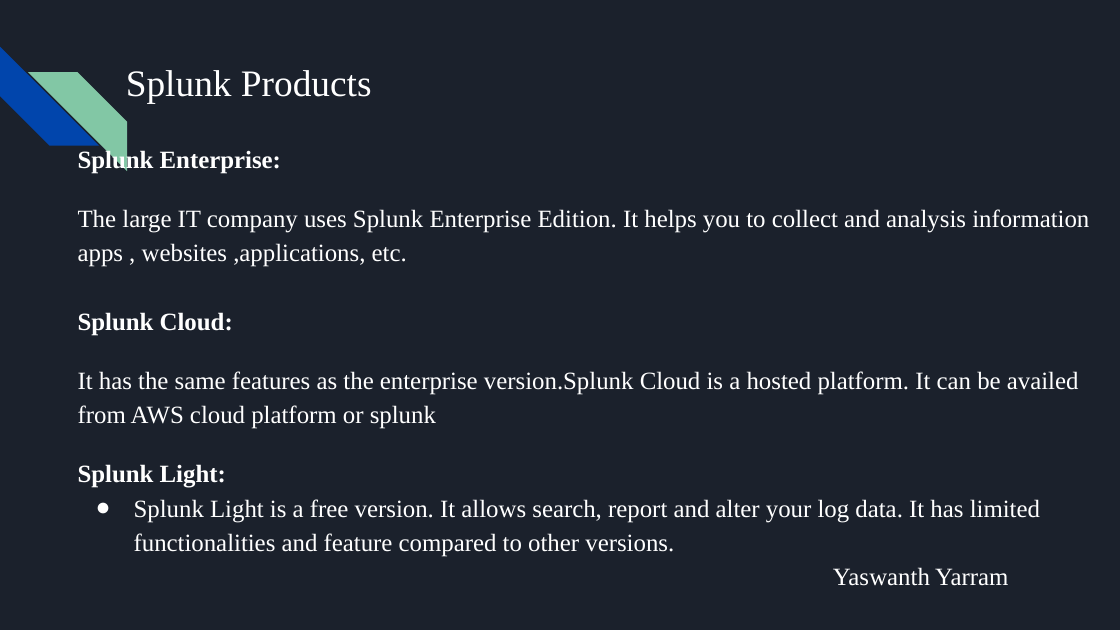
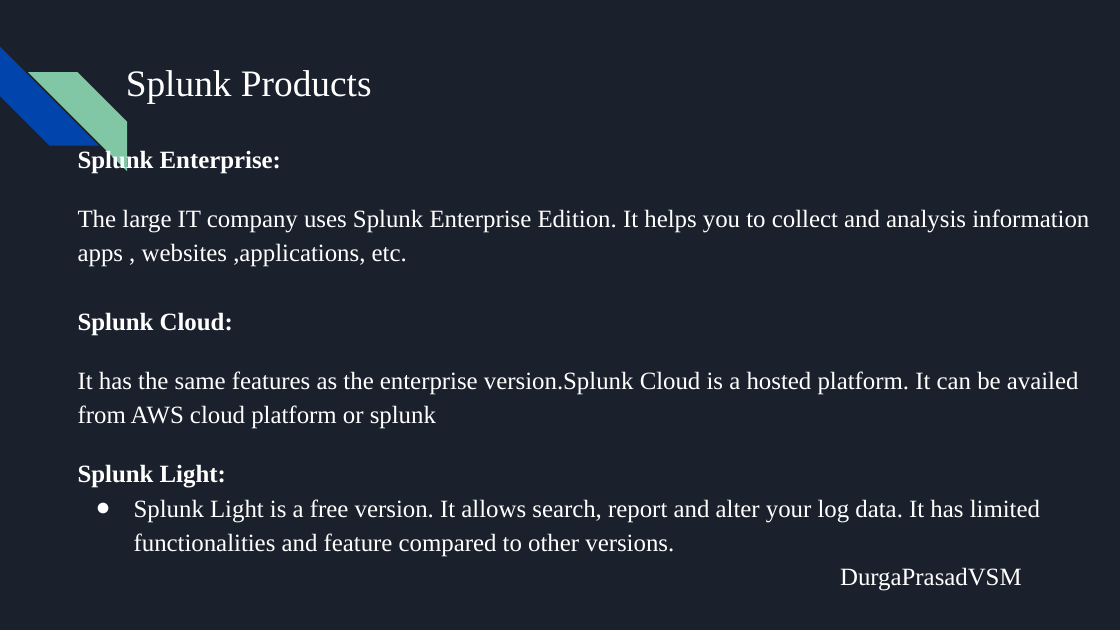
Before and after one commit to VSMDURGAPRASAD/splunk-project, a slide deck: slide 11 of docs/Splunk.pptx (slide 9 before the commit). Drawn at 1120x630 pixels with LibreOffice and Linux fonts; fonts in the diff are those of the drawing. Boxes give left, top, right and bottom in pixels: in the first picture for what was removed or moved away, otherwise in the second. Text is boxed around its words. In the diff, an @@ line names an element or a change of style, - is before the commit and + after.

```diff
--- a/docs/Splunk.pptx
+++ b/docs/Splunk.pptx
@@ text at [840,567,1022,591]: text changed @@
-Yaswanth Yarram
+DurgaPrasadVSM
```
Also in this commit, not shown: 4 other slides changed.
